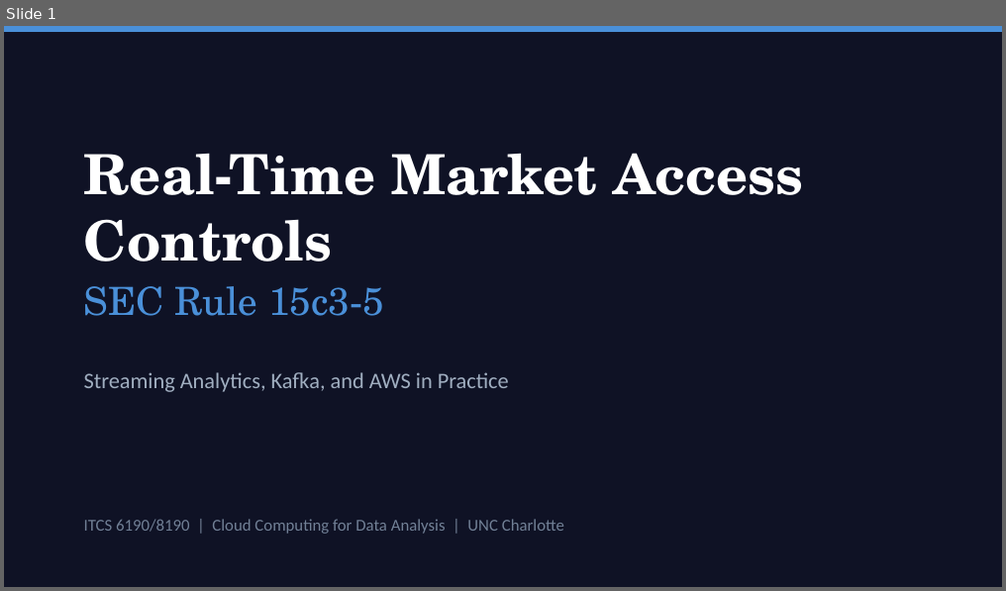
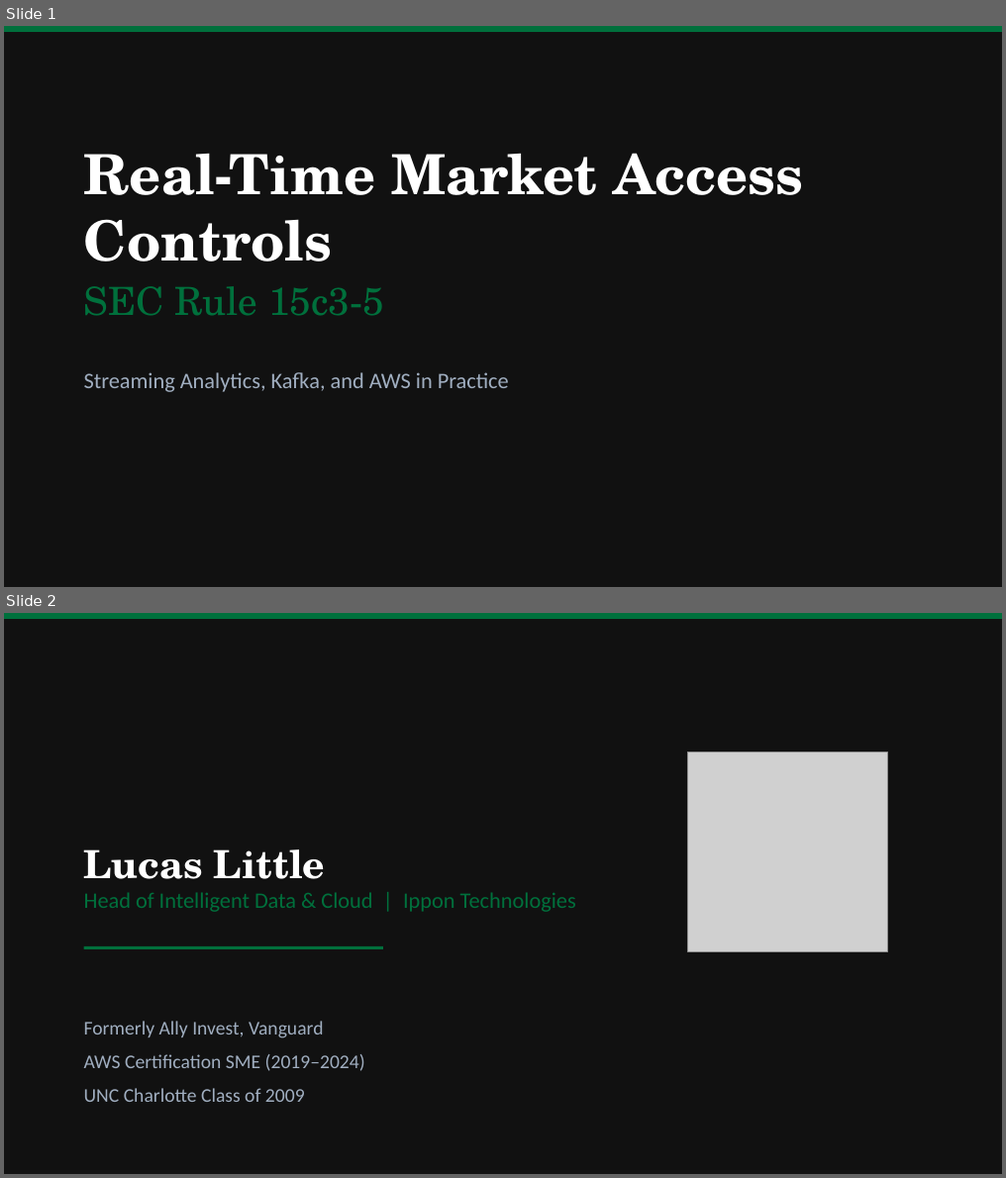
Before and after one commit to lukelittle/sec-15c3-5-market-access-controls-example, a slide deck: docs/presentation.pptx. Shown one above the other, each under a label of ours: slide 1 before the commit, slides 1 and 2 after it. The pictures are 1006x591 and 1006x1178 pixels, drawn with LibreOffice and Linux fonts; fonts in the diff are those of the drawing; grey boxes stand for pictures. Boxes give left, top, right and bottom in pixels: in the first picture for what was removed or moved away, otherwise in the second. Text is boxed around its words. In the diff, an @@ line names an element or a change of style, - is before the commit and + after.

```diff
--- a/docs/presentation.pptx
+++ b/docs/presentation.pptx
@@ slide 2 added at <box>4,613,1002,1174</box>, background #111111 @@
@@ rectangle added at <box>4,613,1002,619</box>, fill #00703C @@
@@ picture added at <box>687,752,887,952</box> @@
@@ text added at <box>84,850,325,879</box>, 28 pt, text #FFFFFF, bold @@
+Lucas Little
@@ text added at <box>84,892,576,912</box>, 16 pt, text #00703C @@
+Head of Intelligent Data & Cloud | Ippon Technologies
@@ rectangle added at <box>84,947,383,950</box>, fill #00703C @@
@@ text added at <box>84,1021,365,1102</box>, 14 pt, text #A0AEC0 @@
+Formerly Ally Invest, Vanguard
+AWS Certification SME (2019–2024)
+UNC Charlotte Class of 2009
@@ slide 1 changed as well @@
@@ background #0F1225 to #111111 @@
@@ rectangle at <box>4,26,1002,32</box>: fill #4A90D9 to #00703C @@
@@ text "SEC Rule 15c3-5" at <box>84,286,385,316</box>: text colour #4A90D9 to #00703C @@
@@ text removed at <box>84,519,564,534</box> @@
-ITCS 6190/8190 | Cloud Computing for Data Analysis | UNC Charlotte
```
Also in this commit, not shown: 13 other slides changed, 6 other slides added, 1 slide removed, 32 other files.
